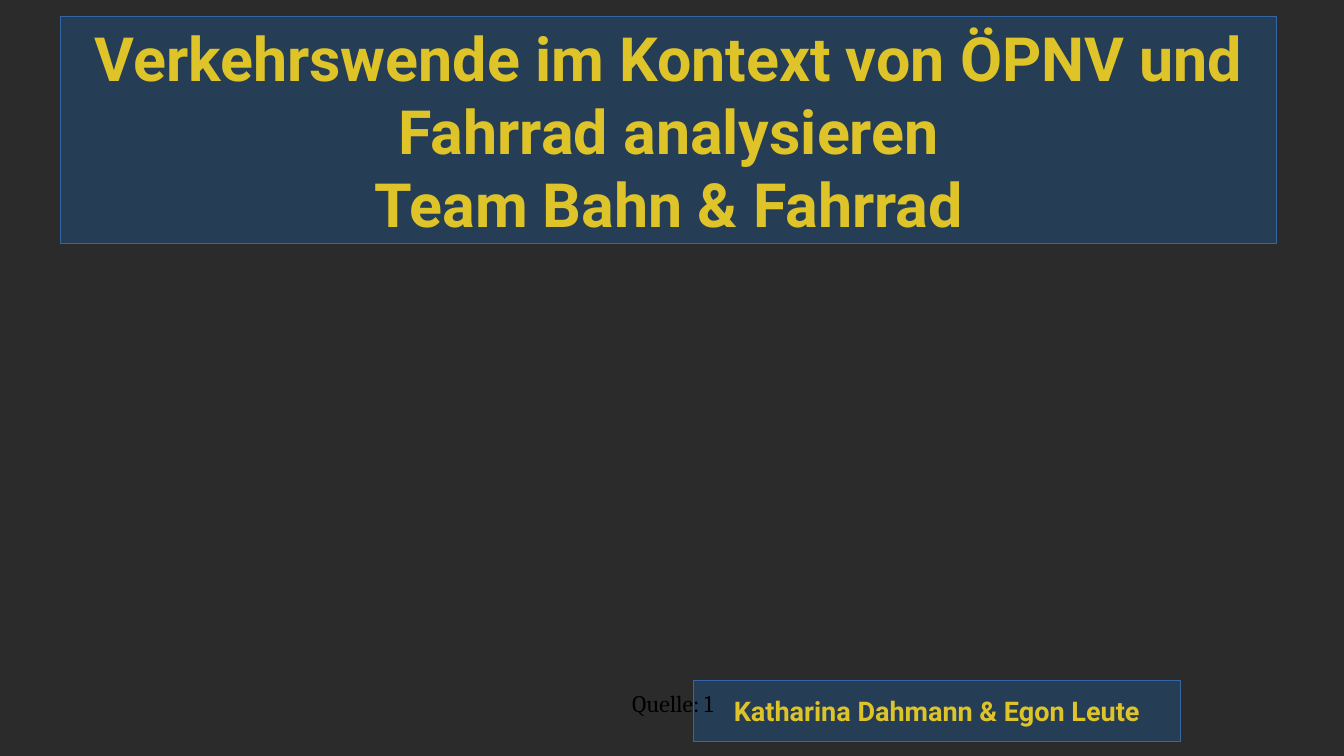
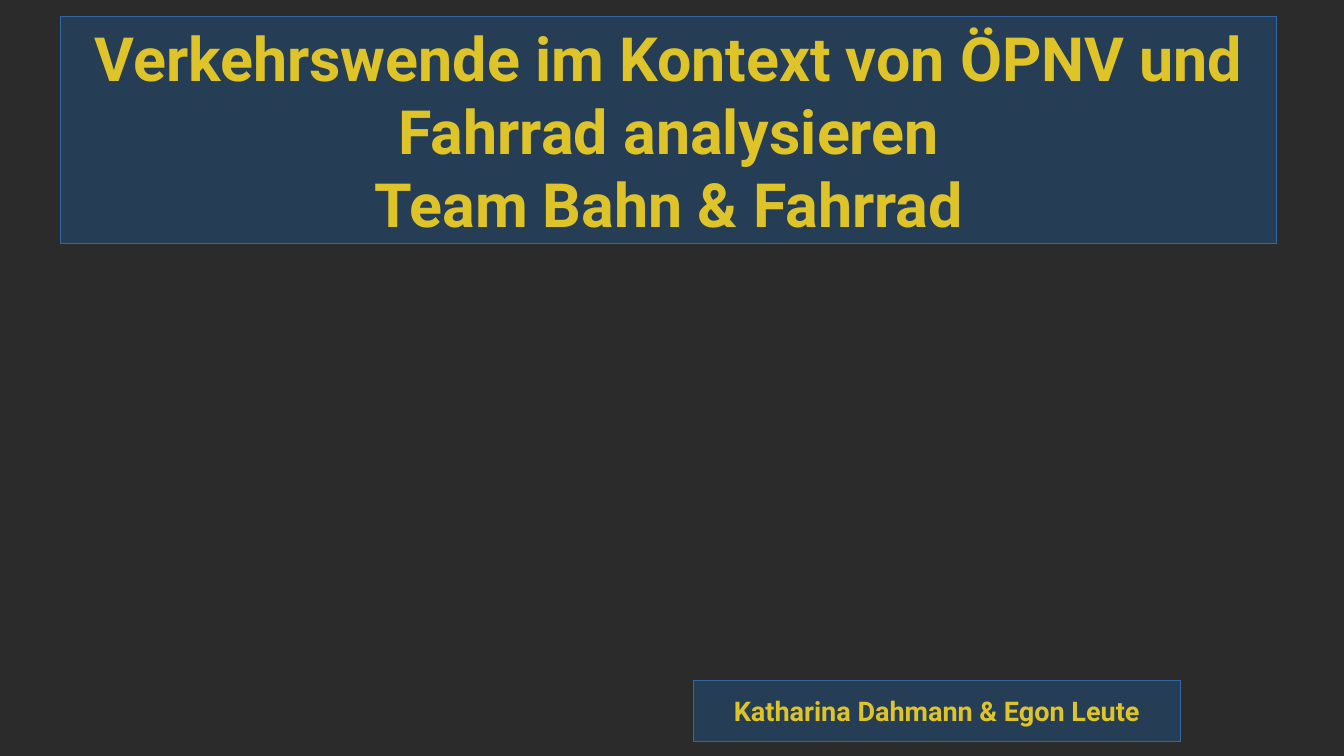
Before and after one commit to ohneBohne/Data_Challenges, a slide deck: slide 1 of Endpräsentation_Fahrrad&Bahn.pptx. Drawn at 1344x756 pixels with LibreOffice and Linux fonts; fonts in the diff are those of the drawing; background and template pictures are left out; a plain dark background stands for a picture behind light text. Boxes give left, top, right and bottom in pixels: in the first picture for what was removed or moved away, otherwise in the second. Text is boxed around its words. In the diff, an @@ line names an element or a change of style, - is before the commit and + after.

```diff
--- a/Endpräsentation_Fahrrad&Bahn.pptx
+++ b/Endpräsentation_Fahrrad&Bahn.pptx
@@ text removed at <box>632,690,713,717</box> @@
-Quelle: 1
```
Also in this commit, not shown: 2 other slides changed, 4 slides added, 1 slide removed, 1 other file.
